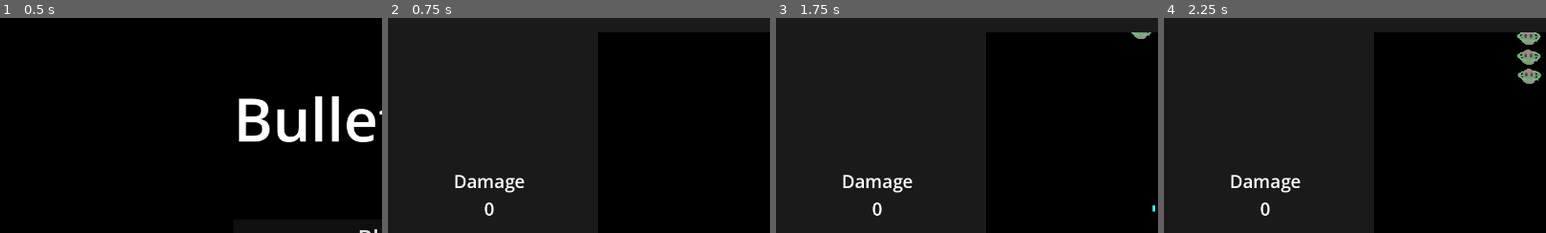
Above: before the commit, frames 1-4 (left to right).
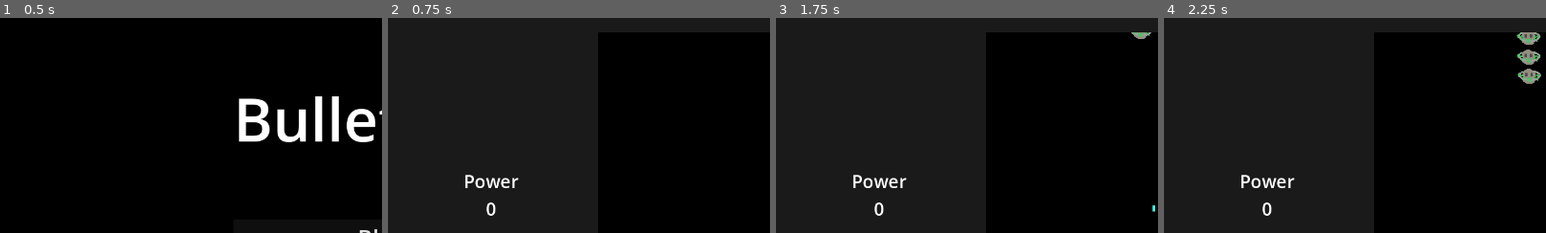
Above: after the commit, the same moments.

Repository: lukeledvina/Bullet-Hell-Godot
Game: Godot game, scene res://Scenes/main_menu.tscn
The game is run twice, just before and just after one commit, with the same random seed, the same clock (stepped at 60 frames per second) and the same inputs.
Inputs:
- Up to frame 1 (0.5 s): no input
- Up to frame 2 (0.75 s): click "Play" at 0.5 s
- Up to frame 3 (1.75 s): tap Enter at 1.25 s; hold D (right) from 1.28 s (still down); hold Space (shoot) from 1.28 s (still down)
- Up to frame 4 (2.25 s): release D (right) at 2.03 s; release Space (shoot) at 2.03 s; hold S (down) from 2.03 s (still down); tap Space (shoot) at 2.1 s
The pictures show only the part of the screen within x 0-50%, y 0-50%; the shares and areas given below are measured in that part.

Frame 1 is identical in both runs. In frame 2, 0.9% of the frame differs, in the area x 17-36%, y 72-92%; in frame 3, 0.9%; in frame 4, 0.9%.

Commit message:
Made power-up system functional

Diff:
--- a/Scenes/enemy.tscn
+++ b/Scenes/enemy.tscn
@@ -28,6 +28,7 @@
 collision_layer = 2
 collision_mask = 5
 script = ExtResource("1_hdm7d")
+health = 100
 
 [node name="CollisionShape2D" type="CollisionShape2D" parent="."]
 
--- a/Scenes/level.tscn
+++ b/Scenes/level.tscn
@@ -147,12 +147,12 @@
 
 [node name="DamagePowerUpContainer" type="VBoxContainer" parent="UserInterface/MarginContainer/PowerUpContainer"]
 layout_mode = 2
-size_flags_horizontal = 0
+size_flags_horizontal = 4
 
 [node name="DamageLabel" type="Label" parent="UserInterface/MarginContainer/PowerUpContainer/DamagePowerUpContainer"]
 layout_mode = 2
 size_flags_horizontal = 4
-text = "Damage"
+text = "Power"
 
 [node name="DamageNumber" type="Label" parent="UserInterface/MarginContainer/PowerUpContainer/DamagePowerUpContainer"]
 layout_mode = 2
@@ -161,6 +161,7 @@
 
 [node name="LifePowerUpContainer" type="VBoxContainer" parent="UserInterface/MarginContainer/PowerUpContainer"]
 layout_mode = 2
+size_flags_horizontal = 4
 
 [node name="LifeLabel" type="Label" parent="UserInterface/MarginContainer/PowerUpContainer/LifePowerUpContainer"]
 layout_mode = 2
--- a/Scripts/Globals.gd
+++ b/Scripts/Globals.gd
@@ -5,7 +5,9 @@
 		player_lives = value
 		if player_lives <= 0:
 			game_over()
-var player_damage: int = 1
+var player_damage: int = 100
+var player_projectile_scale: float = 1.0
+var player_projectile_speed: float = 600
 var score: int = 0
 
 var player_alive: bool = true
--- a/Scripts/enemy.gd
+++ b/Scripts/enemy.gd
@@ -7,6 +7,16 @@
 
 
 var can_attack: bool = true
+
+
+
+@export var health: int = 1:
+	set(value):
+		if value <= 0:
+			emit_signal("enemy_killed", score_value, damage_power_up_value, life_power_up_value, global_position)
+			queue_free()
+		else:
+			health = value
 
 @export var damage_power_up_value: int = 1
 @export var life_power_up_value: int = 1
@@ -30,13 +40,6 @@
 
 @onready var path_follow: PathFollow2D = $"../"
 
-var health: int = 1:
-	set(value):
-		if value <= 0:
-			emit_signal("enemy_killed", score_value, damage_power_up_value, life_power_up_value, global_position)
-			queue_free()
-		else:
-			health = value
 
 
 func _process(delta):
--- a/Scripts/power_up_manager.gd
+++ b/Scripts/power_up_manager.gd
@@ -2,6 +2,8 @@
 
 @onready var damage_number_label: Label = $"../UserInterface/MarginContainer/PowerUpContainer/DamagePowerUpContainer/DamageNumber"
 @onready var life_progress_label: Label = $"../UserInterface/MarginContainer/PowerUpContainer/LifePowerUpContainer/LifeProgressNumber"
+@onready var score_number_label: Label = $"../UserInterface/MarginContainer/MainContainer/ScoreContainer/ScoreNumber"
+@onready var lives_number_label: Label = $"../UserInterface/MarginContainer/MainContainer/LivesContainer/LivesNumber"
 
 var damage_power_up_scene: PackedScene = preload("res://Scenes/PowerUps/damage_power_up.tscn")
 var life_power_up_scene: PackedScene = preload("res://Scenes/PowerUps/life_power_up.tscn")
@@ -18,7 +20,7 @@
 var next_life_progress: int = 0
 var next_life_breakpoint: int = 5
 var damage_upgrade_breakpoint: int = 20
-var max_damage: int = 150
+var max_damage: int = 200
 var max_lives: int = 5
 
 func update_values(damage_value, life_value, enemy_position):
@@ -47,6 +49,7 @@
 func _on_damage_power_up_collected():
 	if Globals.player_damage >= max_damage:
 		Globals.score += 1000
+		score_number_label.text = str(Globals.score)
 	else:
 
 		#This currently does nothing
@@ -69,14 +72,13 @@
 		next_life_progress = 0
 		if Globals.player_lives >= max_lives:
 			Globals.score += 1000
+			score_number_label.text = str(Globals.score)
 		else:
 			Globals.player_lives += 1
+			lives_number_label.text = str(Globals.player_lives)
 
-	life_progress_label.text = "%d / 5" % Globals.player_lives
+	life_progress_label.text = "%d / 5" % next_life_progress
 
 
 func large_damage_upgrade():
-	# increase size, perhaps shooting speed (maybe), change particle effects, etc...
-	# if we want this to actually increase the player_damage, then enemy health has to be reworked.
-
-	pass
+	Globals.player_projectile_scale += 0.1
--- a/Scripts/projectile.gd
+++ b/Scripts/projectile.gd
@@ -1,8 +1,12 @@
 extends Area2D
 
-var speed: int = 600
+var speed: float = 600
 var enemy_layer: int = 2
 var boundary_layer: int = 16
+
+func _ready():
+	speed = Globals.player_projectile_speed
+	scale = Vector2(Globals.player_projectile_scale, Globals.player_projectile_scale)
 
 func _physics_process(delta):
 	global_position.y -= speed * delta
@@ -10,6 +14,6 @@
 
 func _on_body_entered(body):
 	if body.collision_layer == enemy_layer:
-		body.health -= 1
+		body.health -= Globals.player_damage
 
 	queue_free()
